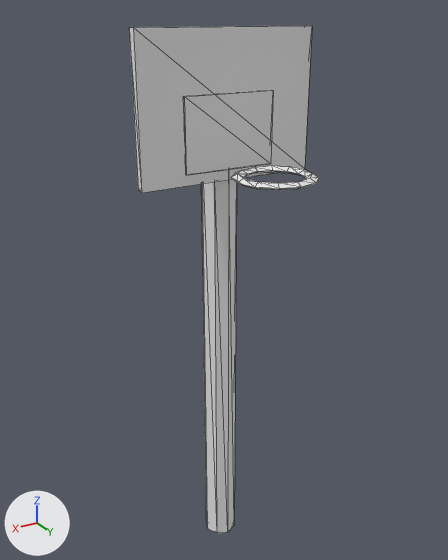
A saved change to the OBJ model assets/models/env_basketball_ring.obj.
The view is the same before and after, from a 50 mm camera at (2.02, 2.82, 3.92) aimed at (0.06, -0.46, 2.28). The axes (+X, +Y, +Z) are drawn at lower left. The lights are the same throughout. The picture after the commit comes second. Mesh edges are drawn as thin lines. Where no turn or scale is listed for an object, it has been applied to the vertices.

The first picture shows 'BasketballRing'.
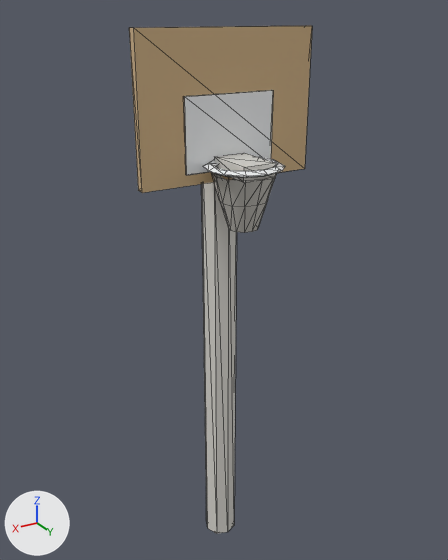
What differs and where, as boxes (x1, y1, x2, y2) in the pictures (448 x 560 px; the box of a moved part takes in the faces that stretch with it):
'BasketballRing', recoloured, surface changed, reshaped
    before: (129, 25, 319, 533)
    after: (129, 25, 312, 533)
part 1 of me_basketballring, added
    after: (215, 153, 276, 183)
part 2 of me_basketballring, added
    after: (211, 173, 277, 233)
part 3 of me_basketballring, moved or reshaped
    before: (231, 165, 319, 190)
    after: (203, 156, 285, 178)

The change, as a diff of the scene's bpy script:
```diff
--- a/assets/models/env_basketball_ring.obj.py
+++ b/assets/models/env_basketball_ring.obj.py
@@ mat_board @@
 mat_board = principled_material('board')
-mat_board.base_color = (0.8, 0.8, 0.8)  # white #e7e7e7
+mat_board.base_color = (0.659, 0.463, 0.247)  # beige #d4b588
 mat_board.roughness = 1.0
@@ mat_post @@
 mat_post = principled_material('post')
-mat_post.base_color = (0.8, 0.8, 0.8)  # white #e7e7e7
-mat_post.roughness = 1.0
+mat_post.base_color = (0.718, 0.698, 0.651)  # light grey #dcdad3
+mat_post.roughness = 0.0
@@ mat_net @@
+mat_net = principled_material('net')
+mat_net.base_color = (0.549, 0.529, 0.486)  # light grey #c4c0b9
+mat_net.roughness = 0.0
@@ me_basketballring @@
 # used by ob_basketballring; location = (0.0, 0.0, 0.0)
-me_basketballring.from_pydata(...)  # 80 vertices, 148 faces; spans x -0.6..0.6, y -0.74..0.25, z 0.0..3.85
+me_basketballring.from_pydata(...)  # 124 vertices, 208 faces; spans x -0.6..0.6, y -0.74..-0.07, z 0.0..3.85
+# me_basketballring part 1: a new loose piece, a box spanning x -0.11..0.11, y -0.49..-0.15, z 3.02..3.11, in mat_post (light grey #dcdad3)
+# me_basketballring part 2: a new loose piece of 36 vertices spanning x -0.2..0.2, y -0.52..-0.12, z 2.68..3.03, in mat_net (light grey #c4c0b9)
+# me_basketballring part 3
+# 48 vertices in x -0.25..0.25, y -0.25..0.25, z 3.05..3.09 move by (0.0, -0.32, 0.0)
 me_basketballring.materials.append(mat_board)
@@ me_basketballring @@
 me_basketballring.materials.append(mat_ring)
+me_basketballring.materials.append(mat_net)  # light grey #c4c0b9
```
